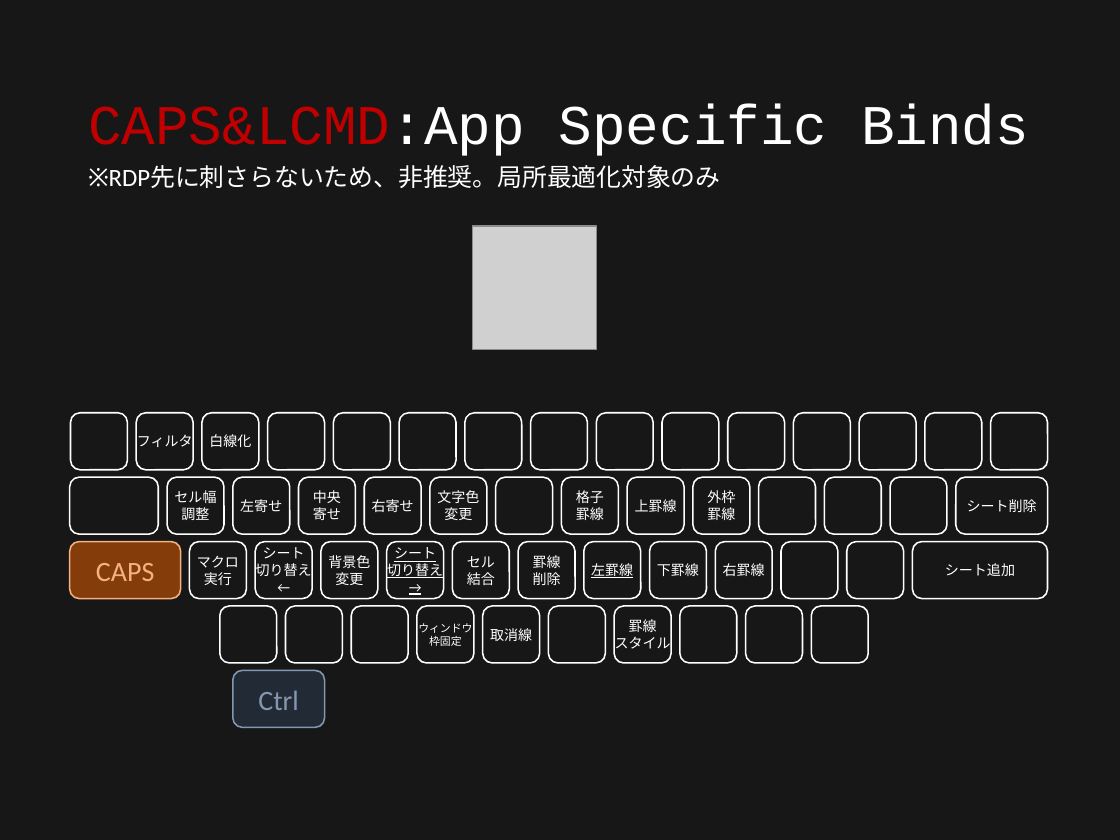
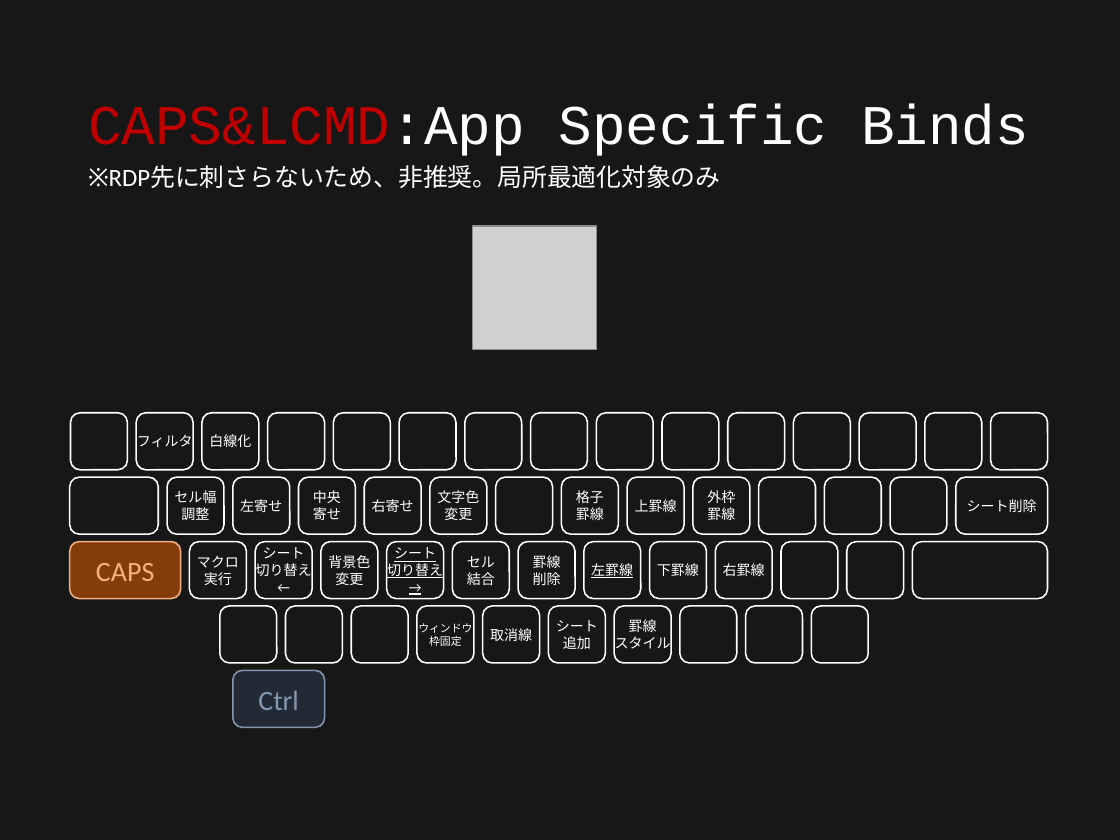
Before and after one commit to ittooo66/myAHK, a slide deck: slide 9 of MANUAL.pptx. Drawn at 1120x840 pixels with LibreOffice and Linux fonts; fonts in the diff are those of the drawing; grey boxes stand for pictures. Boxes give left, top, right and bottom in pixels: in the first picture for what was removed or moved away, otherwise in the second. Text is boxed around its words. In the diff, an @@ line names an element or a change of style, - is before the commit and + after.

```diff
--- a/MANUAL.pptx
+++ b/MANUAL.pptx
@@ text in rounded rectangle at bbox=[945, 563, 1015, 576]: text removed @@
-シート追加
@@ text in rounded rectangle at bbox=[556, 620, 598, 649]: text added @@
+シート
+追加
```
Also in this commit, not shown: 3 other slides changed.
